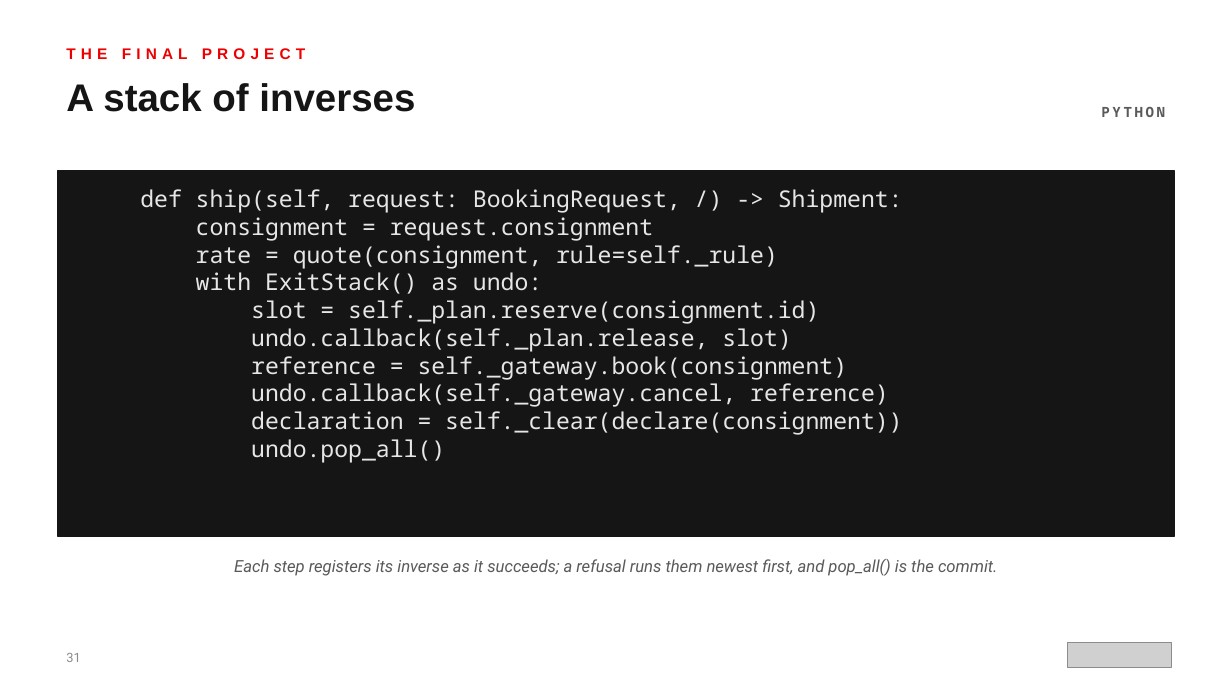
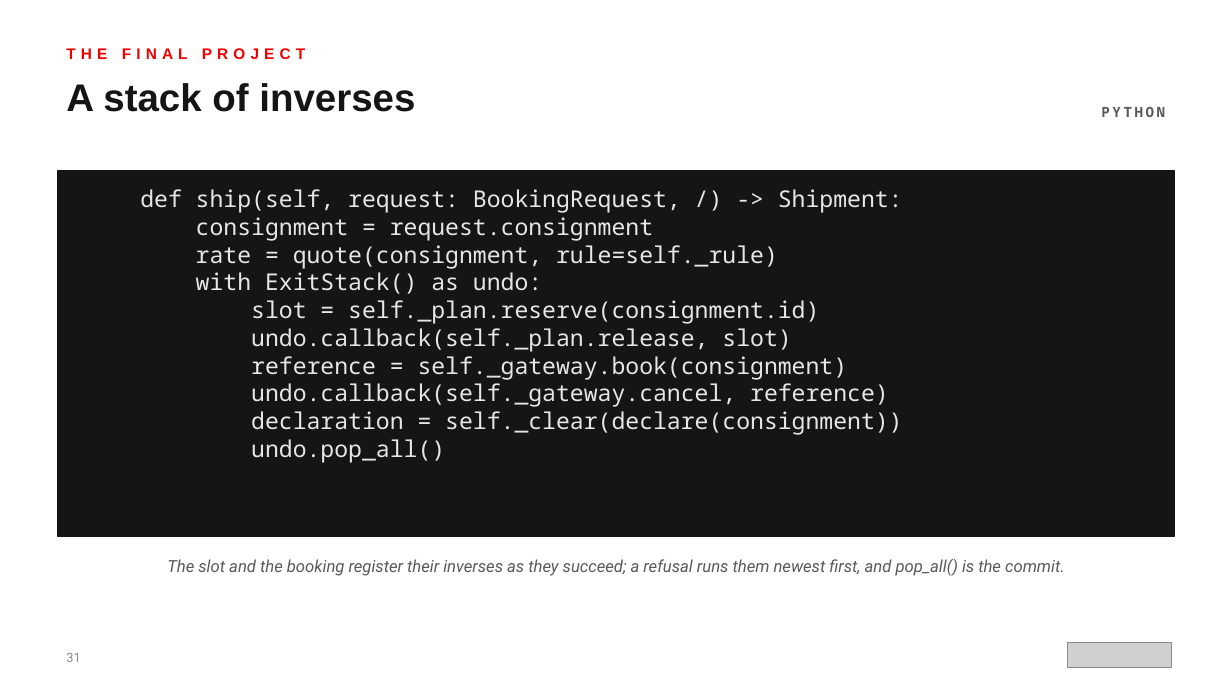
Before and after one commit to patterncatalyst/design-patterns-with-python, a slide deck: slide 31 of presentation/design-patterns-with-python-301-testing-legacy-and-ai.pptx. Drawn at 1232x693 pixels with LibreOffice and Linux fonts; fonts in the diff are those of the drawing; grey boxes stand for pictures. Boxes give left, top, right and bottom in pixels: in the first picture for what was removed or moved away, otherwise in the second. Text is boxed around its words. In the diff, an @@ line names an element or a change of style, - is before the commit and + after.

```diff
--- a/presentation/design-patterns-with-python-301-testing-legacy-and-ai.pptx
+++ b/presentation/design-patterns-with-python-301-testing-legacy-and-ai.pptx
@@ text at [167,559,1064,576]: text changed @@
-Each step registers its inverse as it succeeds; a refusal runs them newest first, and pop_all() is the commit.
+The slot and the booking register their inverses as they succeed; a refusal runs them newest first, and pop_all() is the commit.
```
Also in this commit, not shown: 5 other slides changed, 3 other files.
